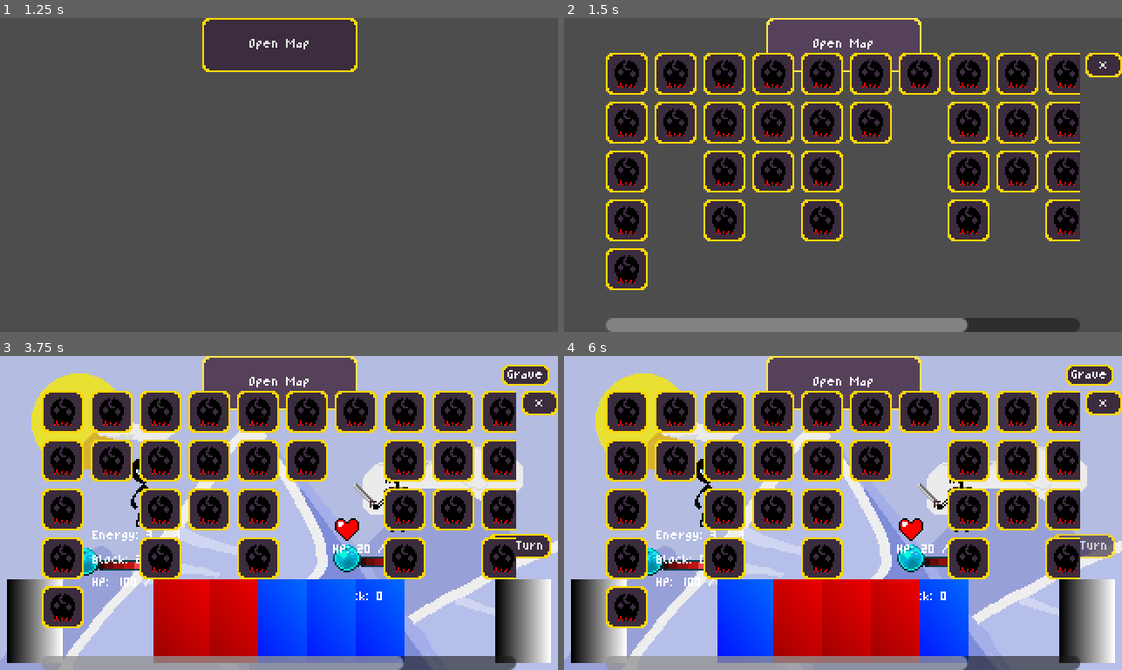
Above: before the commit, frames 1-4 (two rows, left to right).
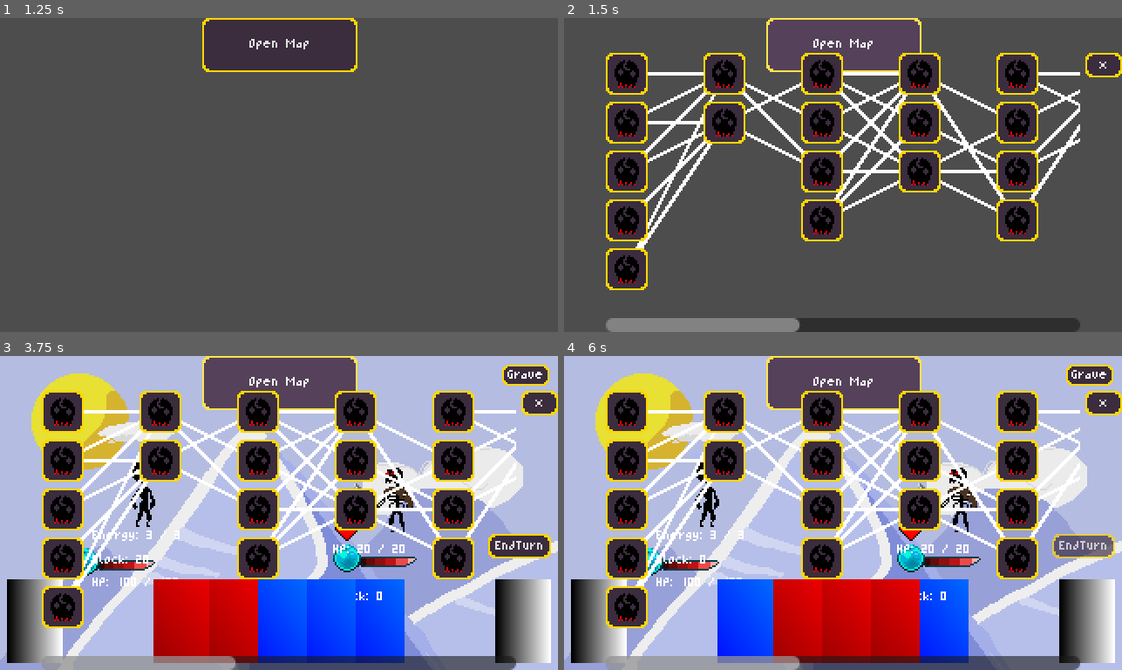
Above: after the commit, the same moments.

Repository: Morph1s/Psychopompos
Game: Godot game, scene res://scenes/main.tscn
Two runs of this game, one before a commit and one after it. Both use one fixed random seed, a clock stepped at 60 frames per second and the inputs below.
Inputs (mouse positions are in pixels of both pictures, inside the frame that each line leads up to):
- Up to frame 1 (1.25 s): click "START RUN" at 0.5 s
- Up to frame 2 (1.5 s): click "Open Map" at 1.25 s
- Up to frame 3 (3.75 s): click (61, 412) at 2.02 s; click "Grave" at 2.75 s; click "Open Map" at 3.5 s
- Up to frame 4 (6 s): click (625, 459) at 4.27 s; click "Grave" at 5 s; click "Open Map" at 5.75 s

Frame 1 is identical in both runs. In frame 2, 23% of the frame differs, in the area x 12-93%, y 11-100%; in frame 3, 22%; in frame 4, 22%.

Commit message:
feat: connect encounters with lines
added a control node MapConnectionDrawer, that draws lines between the encounters that are reachable by each other

Diff:
--- a/scenes/map/map.tscn
+++ b/scenes/map/map.tscn
@@ -1,6 +1,7 @@
-[gd_scene load_steps=2 format=3 uid="uid://dhrw1q2m7p5fa"]
+[gd_scene load_steps=3 format=3 uid="uid://dhrw1q2m7p5fa"]
 
 [ext_resource type="Script" uid="uid://cf0ptkb7xnhj" path="res://scripts/map/map.gd" id="1_sxf4j"]
+[ext_resource type="Script" uid="uid://cd6mpm7b2dnb" path="res://scripts/map/map_connection_drawer.gd" id="2_tqkkf"]
 
 [node name="Map" type="Control"]
 z_index = 2
@@ -27,6 +28,11 @@
 theme_override_constants/margin_left = 24
 theme_override_constants/margin_right = 24
 
+[node name="MapConnectionDrawer" type="Control" parent="TopMargin/MapIconsMargin"]
+clip_contents = true
+layout_mode = 2
+script = ExtResource("2_tqkkf")
+
 [node name="MapScrollContainer" type="ScrollContainer" parent="TopMargin/MapIconsMargin"]
 layout_mode = 2
 mouse_filter = 0
@@ -34,6 +40,7 @@
 [node name="HBoxContainer" type="HBoxContainer" parent="TopMargin/MapIconsMargin/MapScrollContainer"]
 layout_mode = 2
 mouse_filter = 2
+theme_override_constants/separation = 32
 
 [node name="ExitButton" type="Button" parent="TopMargin"]
 z_index = 2
--- a/scripts/map/map.gd
+++ b/scripts/map/map.gd
@@ -6,6 +6,7 @@
 
 @onready var exit_button = $TopMargin/ExitButton
 @onready var hbox = $TopMargin/MapIconsMargin/MapScrollContainer/HBoxContainer
+@onready var connection_drawer: MapConnectionDrawer = $TopMargin/MapIconsMargin/MapConnectionDrawer
 
 var encounter_icons: Array[Texture] = [
 	preload("res://assets/graphics/map/icon_battle.png"),
@@ -13,6 +14,7 @@
 	preload("res://assets/graphics/map/icon_campfire.png"),
 	preload("res://assets/graphics/map/icon_random.png"),
 ]
+var encounter_to_button: Dictionary = {}
 
 func load_layers(map_layers):
 	for child in hbox.get_children():
@@ -28,6 +30,9 @@
 			button.icon = encounter_icons[encounter.type]
 			button.pressed.connect(func(): _on_encounter_pressed(encounter))
 			layer_container.add_child(button)
+			encounter_to_button[encounter] = button
+
+	connection_drawer.set_connections(encounter_to_button)
 
 func _on_encounter_pressed(encounter: Encounter):
 	hide()
@@ -37,6 +42,9 @@
 func _ready() -> void:
 	# Connect signals to buttons
 	exit_button.pressed.connect(_on_exit_button_pressed)
+
+func _process(delta: float) -> void:
+	connection_drawer.queue_redraw()
 
 ## Called when the battle button gets pressed
 #func _on_battle_button_pressed():
--- /dev/null
+++ b/scripts/map/map_connection_drawer.gd
@@ -0,0 +1,31 @@
+class_name MapConnectionDrawer
+extends Control
+
+var connections: Array[Dictionary] = []
+
+func set_connections(encounter_to_button: Dictionary):
+	connections.clear()
+
+	for encounter: Encounter in encounter_to_button.keys():
+		var button_from = encounter_to_button[encounter]
+		for target in encounter.connections_to:
+			if target in encounter_to_button:
+				var button_to = encounter_to_button[target]
+				connections.append({
+					"from": button_from,
+					"to": button_to,
+				})
+	queue_redraw()
+
+func _draw():
+	for conn in connections:
+		var button_from = conn["from"]
+		var button_to = conn["to"]
+
+		if not button_from.visible or not button_to.visible:
+			continue
+
+		var pos_from = button_from.get_global_position() + (button_from.size * 0.5) - self.get_global_position()
+		var pos_to = button_to.get_global_position() + (button_to.size * 0.5) - self.get_global_position()
+
+		draw_line(pos_from, pos_to, Color.WHITE, 2.0)
--- a/scripts/map/map_generator.gd
+++ b/scripts/map/map_generator.gd
@@ -71,16 +71,22 @@
 			continue
 
 		# if next layer is the boss, set all connections to the boss encounter
-		if map_layers[layer + 1].type == MapLayer.MapLayerType.BOSS:
+		elif map_layers[layer + 1].type == MapLayer.MapLayerType.BOSS:
 			for encounter: Encounter in map_layers[layer].encounters:
 				encounter.connections_to = map_layers[layer + 1].encounters
 			continue
 
+		# if this layer ist the mini boss, set connections to all encounters of the next layer
+		elif map_layers[layer].type == MapLayer.MapLayerType.MINI_BOSS:
+			for encounter: Encounter in map_layers[layer].encounters:
+				encounter.connections_to = map_layers[layer + 1].encounters
+
 		# if next layer is a normal layer, set random connections
-		for encounter: Encounter in map_layers[layer].encounters:
-			var next_encounters = map_layers[layer + 1].encounters.duplicate()
-			next_encounters.shuffle()
-			var num_next_encounters = randi_range(1, 3)
-			encounter.connections_to = next_encounters.slice(0, min(num_next_encounters, next_encounters.size()))
+		else:
+			for encounter: Encounter in map_layers[layer].encounters:
+				var next_encounters = map_layers[layer + 1].encounters.duplicate()
+				next_encounters.shuffle()
+				var num_next_encounters = randi_range(1, 3)
+				encounter.connections_to = next_encounters.slice(0, min(num_next_encounters, next_encounters.size()))
 
 	return map_layers
Not shown, added: scripts/map/map_connection_drawer.gd.uid
